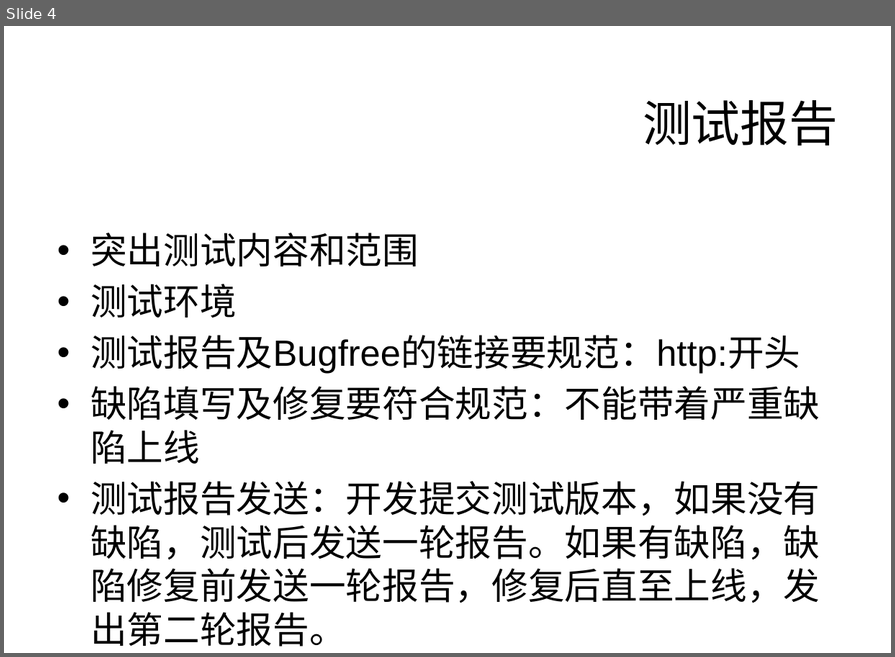
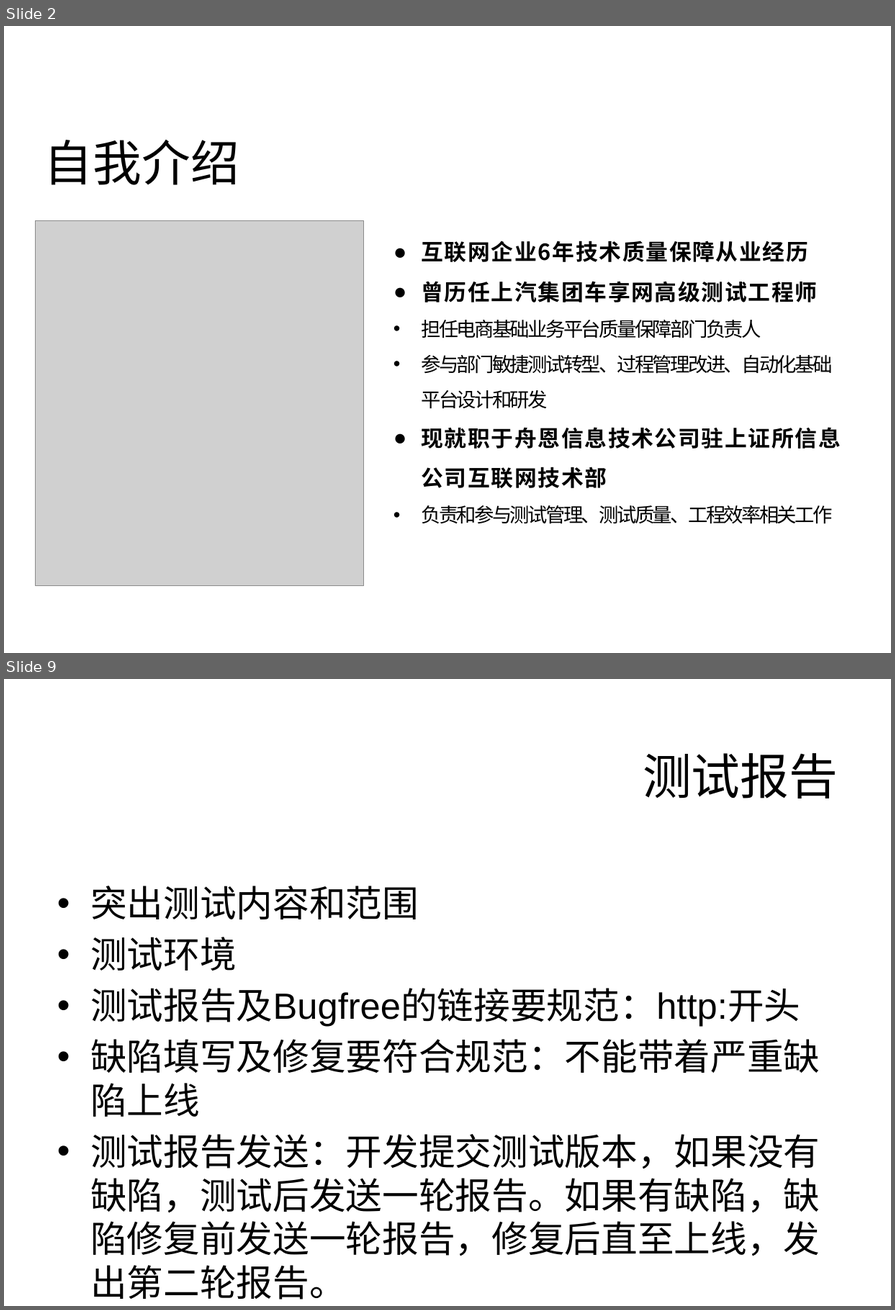
Before and after one commit to Mayi110/SSEWebAuto, a slide deck: 互联网技术部测试组文档.pptx. Shown one above the other, each under a label of ours: slide 4 before the commit, slides 2 and 9 after it; the slides between them are not shown. The pictures are 895x657 and 895x1310 pixels, drawn with LibreOffice and Linux fonts; fonts in the diff are those of the drawing; grey boxes stand for pictures; background and template pictures are left out. Boxes give left, top, right and bottom in pixels: in the first picture for what was removed or moved away, otherwise in the second. Text is boxed around its words. In the diff, an @@ line names an element or a change of style, - is before the commit and + after.

```diff
--- a/互联网技术部测试组文档.pptx
+++ b/互联网技术部测试组文档.pptx
@@ slide 2 added at <box>4,26,891,653</box>, background picture (left out) @@
@@ title added at <box>44,140,239,185</box>, 39.6 pt, text #000000 @@
+自我介绍
@@ picture added at <box>35,221,363,587</box> @@
@@ text added at <box>421,241,841,524</box>, 16 pt, text #000000 @@
+● 互联网企业6年技术质量保障从业经历
+● 曾历任上汽集团车享网高级测试工程师
+• 担任电商基础业务平台质量保障部门负责人
+• 参与部门敏捷测试转型、过程管理改进、自动化基础平台设计和研发
+● 现就职于舟恩信息技术公司驻上证所信息公司互联网技术部
+• 负责和参与测试管理、测试质量、工程效率相关工作
@@ what was slide 4 is now slide 9 @@
```
Also in this commit, not shown: 1 slide changed, 6 other slides added, 2 slides removed, 18 other files.
